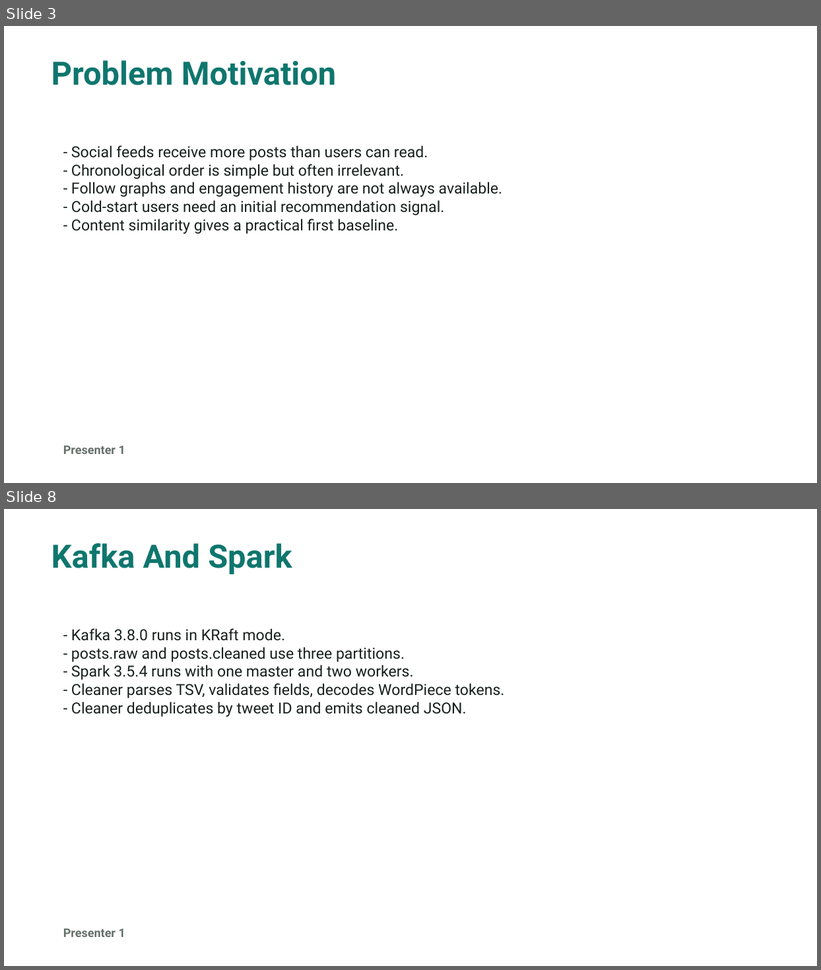
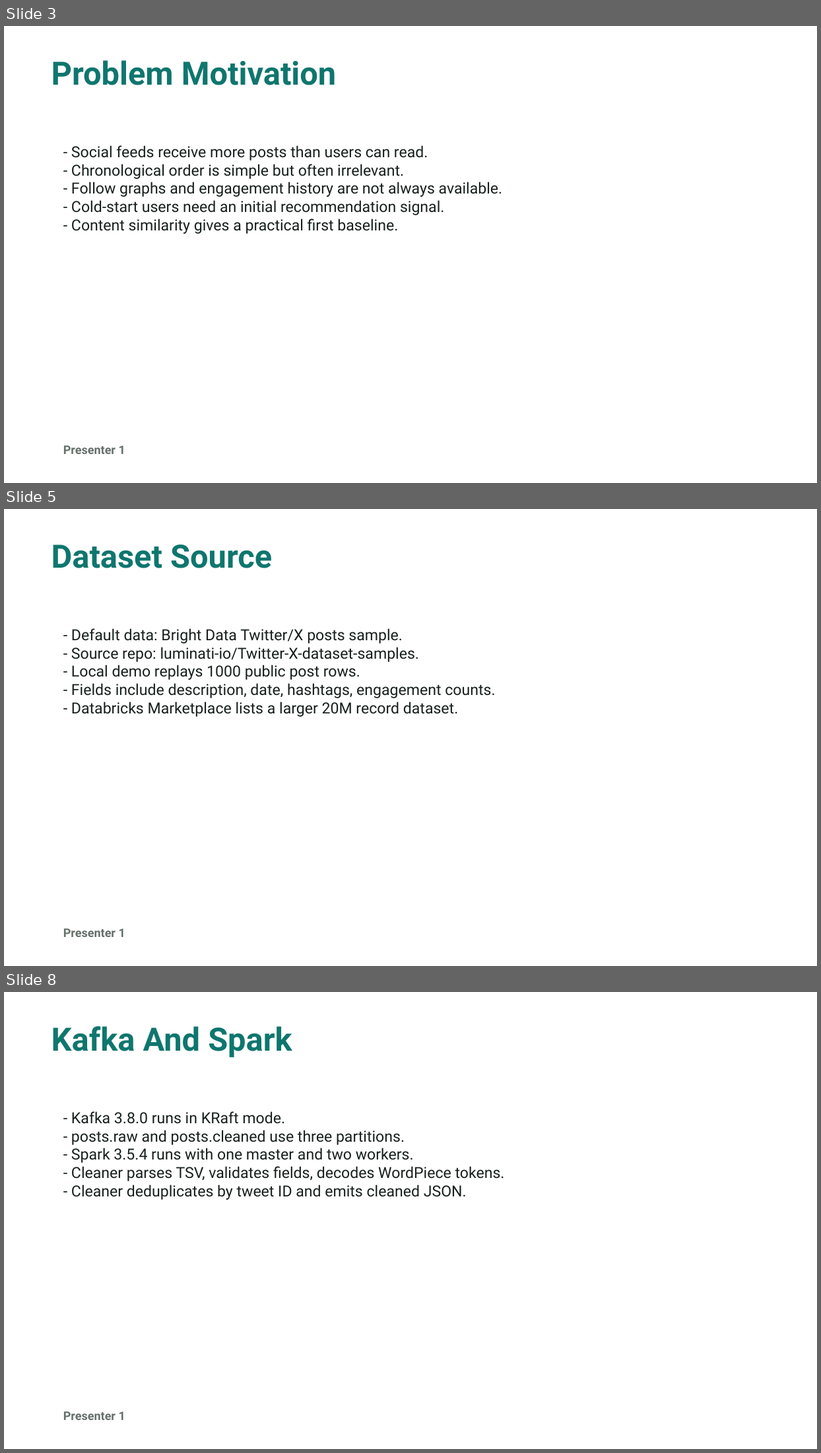
Before and after one commit to mrnhtyzgld/DsitribuTweet, a slide deck: docs/distributweet_final_presentation.pptx. Shown one above the other, each under a label of ours: slides 3 and 8 before the commit, slides 3, 5 and 8 after it; the slides between them are not shown. The pictures are 821x970 and 821x1453 pixels, drawn with LibreOffice and Linux fonts; fonts in the diff are those of the drawing. Boxes give left, top, right and bottom in pixels: in the first picture for what was removed or moved away, otherwise in the second. Text is boxed around its words. In the diff, an @@ line names an element or a change of style, - is before the commit and + after.

Commit message:
Switch demo dataset to Bright Data Twitter X sample

```diff
--- a/docs/distributweet_final_presentation.pptx
+++ b/docs/distributweet_final_presentation.pptx
@@ slide 5 added at (4, 509, 817, 966), background #FFFFFF @@
@@ text added at (52, 545, 272, 568), 38 pt, text #0F766E, bold @@
+Dataset Source
@@ text added at (71, 628, 495, 717), 18 pt, text #17201C @@
+- Default data: Bright Data Twitter/X posts sample.
+- Source repo: luminati-io/Twitter-X-dataset-samples.
+- Local demo replays 1000 public post rows.
+- Fields include description, date, hashtags, engagement counts.
+- Databricks Marketplace lists a larger 20M record dataset.
@@ text added at (63, 929, 125, 937), 14 pt, text #66706B, bold @@
+Presenter 1
```
Also in this commit, not shown: 7 slides changed, 1 slide removed, 23 other files.
